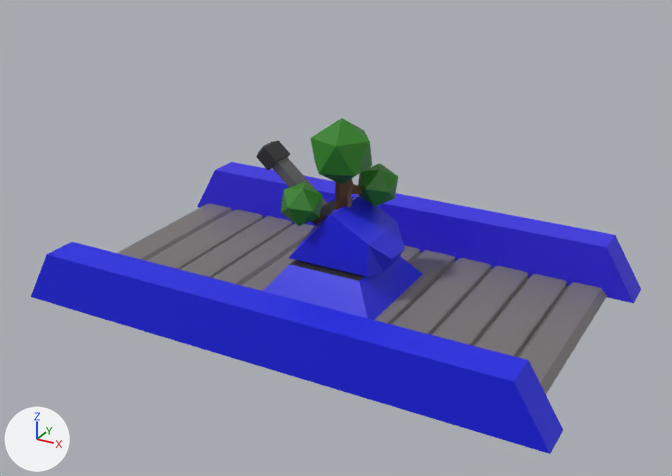
What one commit did to the Blender file blender/assets.blend.
Rendered twice from a 50 mm camera at (6.07, -11.25, 6.49) aimed at (0.13, -0.44, 1.08). The axes (+X, +Y, +Z) are drawn at lower left. The lights are the same throughout.

The scene before the commit, as lines of its bpy script (objects in view):
```python
me_cube = bpy.data.meshes.new('Cube')
me_cube.from_pydata(...)  # 8 vertices, 6 faces; spans x -0.98..0.98, y -0.98..0.98, z 0.05..0.56
# faces by material slot: [5, 1]
me_cube.materials.append(mat_material)  # blue #282ce7
me_cube.materials.append(mat_barrelbits)  # black #2c2c2c
me_cube_001 = bpy.data.meshes.new('Cube.001')
me_cube_001.from_pydata(...)  # 50 vertices, 47 faces; spans x -1.37..0.93, y -0.47..0.47, z 0.6..2.17
# faces by material slot: [20, 4, 23]
me_cube_001.materials.append(mat_material)  # blue #282ce7
me_cube_001.materials.append(mat_barrel)  # grey #747474
me_cube_001.materials.append(mat_barrelbits)  # black #2c2c2c
me_cube_003 = bpy.data.meshes.new('Cube.003')
me_cube_003.from_pydata(...)  # 160 vertices, 108 faces; spans x -1.0..1.0, y -17.0..1.0, z -1.0..1.0
# faces by material slot: [6, 6, 96]
me_cube_003.materials.append(mat_material_001)  # blue #3126e7
me_cube_003.materials.append(mat_material_002)  # blue #131ce7
me_cube_003.materials.append(mat_deck)  # grey #7a7676
me_cylinder = bpy.data.meshes.new('Cylinder')
me_cylinder.from_pydata(...)  # 94 vertices, 114 faces; spans x -0.71..0.63, y -0.8..0.77, z -0.25..2.54
# faces by material slot: [54, 60]
me_cylinder.materials.append(mat_bark)  # brown #5a3b18
me_cylinder.materials.append(mat_leaves)  # green #2b7f1b
ob_antiaircraft = bpy.data.objects.new('AntiAircraft', me_cube_001)
ob_antiaircraft.location = (0.0, 0.0, 0.0)
ob_antiaircraftbase = bpy.data.objects.new('AntiAircraftBase', me_cube)
ob_antiaircraftbase.location = (0.0, 0.0, 0.0)
ob_bridge = bpy.data.objects.new('Bridge', me_cube_003)
ob_bridge.location = (-0.04, 2.05, 0.38)
ob_bridge.scale = (4.04, 0.264, 0.407)
ob_tree1 = bpy.data.objects.new('Tree1', me_cylinder)
ob_tree1.location = (0.0, 0.0, 0.22)
```
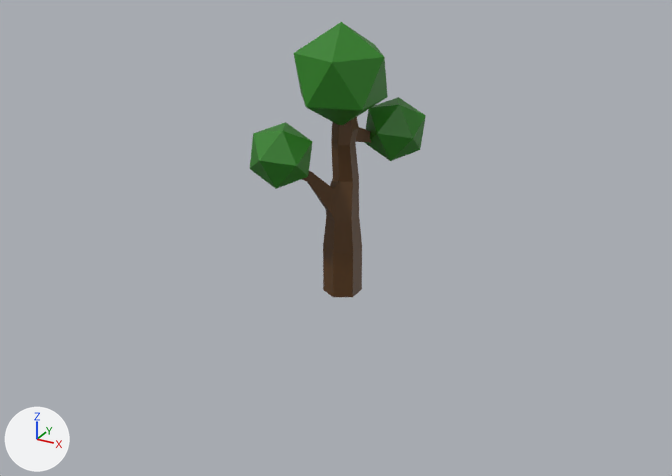
Changed parts and their boxes (x1, y1, x2, y2) in the pictures (672 x 476 px):
'Bridge', hidden
    before: (31, 162, 641, 454)
'Tree1', moved, rescaled
    before: (281, 118, 398, 226)
    after: (250, 22, 426, 297)
'AntiAircraft', hidden (blue)
    before: (256, 140, 405, 277)
'AntiAircraftBase', hidden (blue)
    before: (263, 256, 423, 320)

Diff of the bpy script that builds the scene:
```diff
--- a/blender/assets.blend.py
+++ b/blender/assets.blend.py
@@ ob_antiaircraftbase @@
 ob_antiaircraftbase.location = (0.0, 0.0, 0.0)
+ob_antiaircraftbase.hide_set(True)
@@ ob_antiaircraft @@
 ob_antiaircraft.location = (0.0, 0.0, 0.0)
+ob_antiaircraft.hide_set(True)
@@ ob_bridge @@
 ob_bridge.scale = (4.04, 0.264, 0.407)
+ob_bridge.hide_set(True)
@@ ob_tree1 @@
 ob_tree1 = bpy.data.objects.new('Tree1', me_cylinder)
-ob_tree1.location = (0.0, 0.0, 0.22)
+ob_tree1.location = (0.0, 0.0, 0.39)
+ob_tree1.scale = (1.47, 1.47, 1.47)
```
